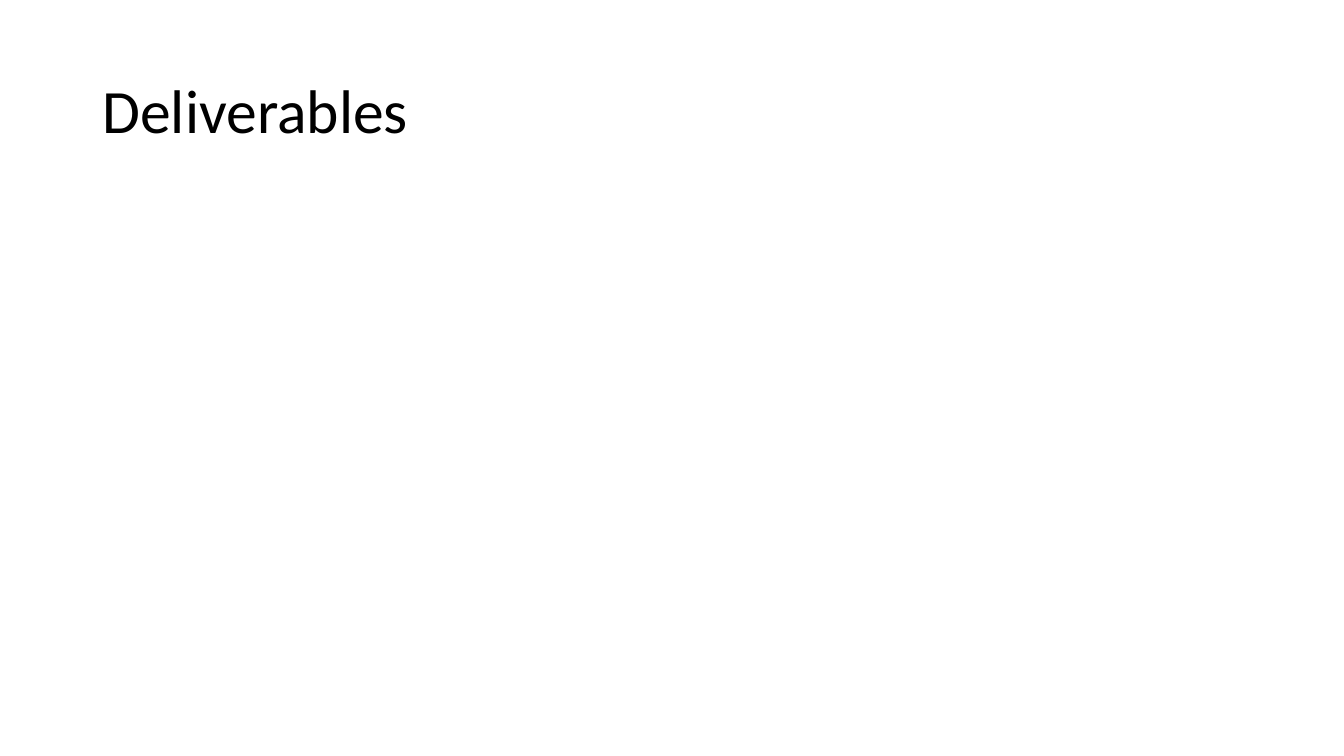
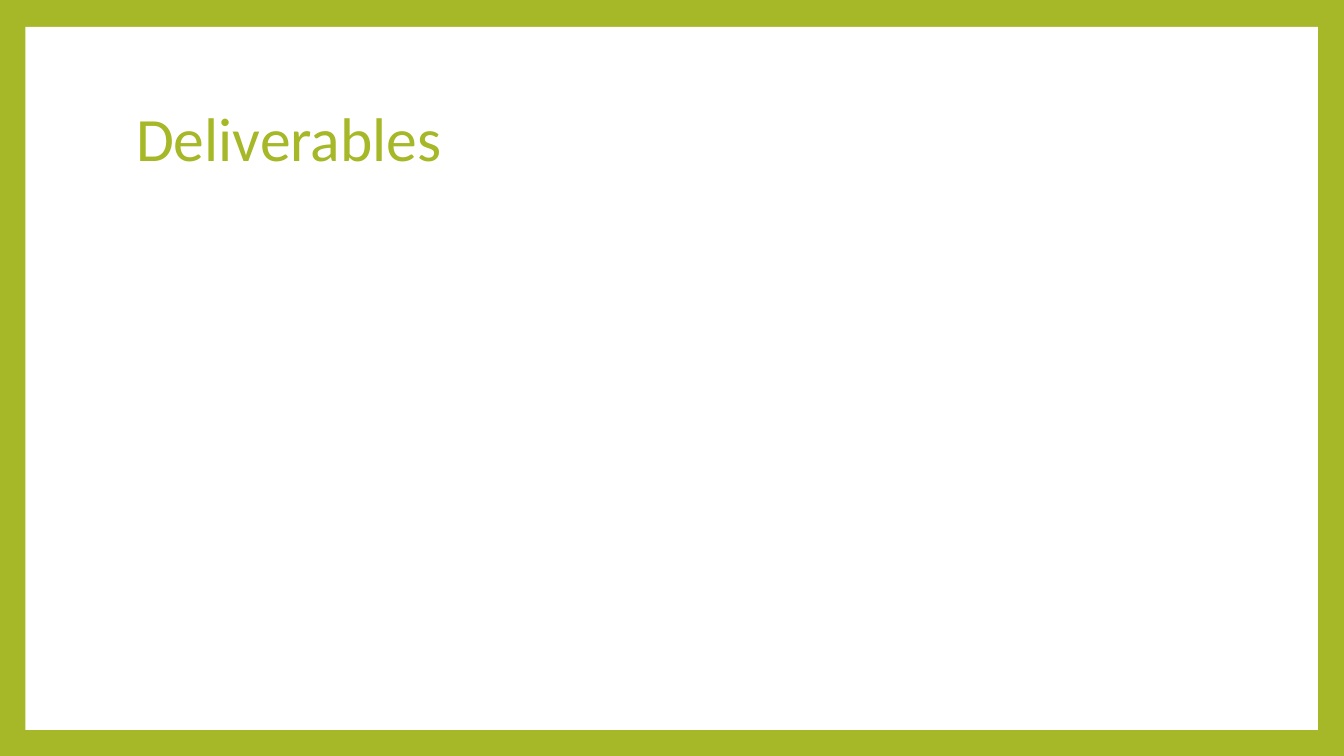
Before and after one commit to gjc129/climbersbetaproposal, a slide deck: slide 7 of climbersbetaproposal.pptx. Drawn at 1344x756 pixels with LibreOffice and Linux fonts; fonts in the diff are those of the drawing. Boxes give left, top, right and bottom in pixels: in the first picture for what was removed or moved away, otherwise in the second. Text is boxed around its words. In the diff, an @@ line names an element or a change of style, - is before the commit and + after.

```diff
--- a/climbersbetaproposal.pptx
+++ b/climbersbetaproposal.pptx
@@ background #FFFFFF to #A6B727 @@
@@ rectangle added at bbox=[25, 27, 1318, 730], fill #FFFFFF @@
@@ title "Deliverables": place and size @@
-title "Deliverables" at bbox=[102, 90, 407, 134]
+title "Deliverables" at bbox=[136, 118, 441, 162]
@@ title "Deliverables" at bbox=[136, 118, 441, 162]: text colour #000000 to #A6B727 @@
```
Also in this commit, not shown: 5 other slides changed, 1 slide added, 1 slide removed.
